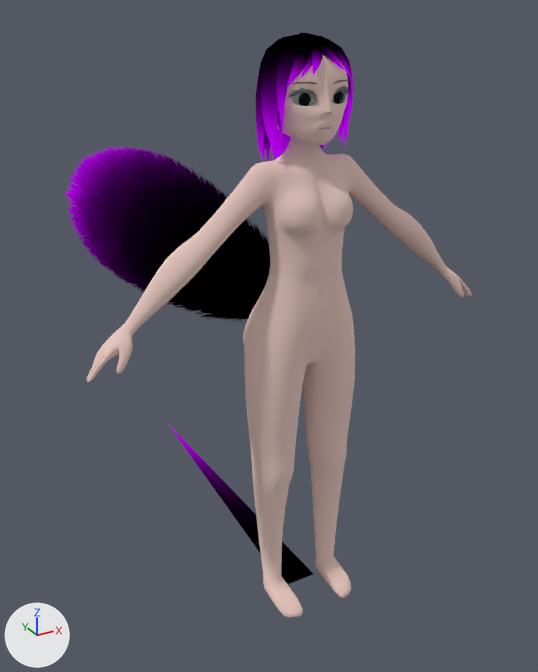
The Blender file Assets/Blend Files/ClubAvatar 2.blend, before and after one commit.
Both versions are drawn from a 50 mm camera at (-0.88, -1.42, 1.49) aimed at (0.2, 0.55, 0.5). Every picture has the same lights, and +X, +Y and +Z are marked at lower left.

The first picture shows 'Body', 'Hair Path', 'Head', 'Tail', 'Tail Bit'.
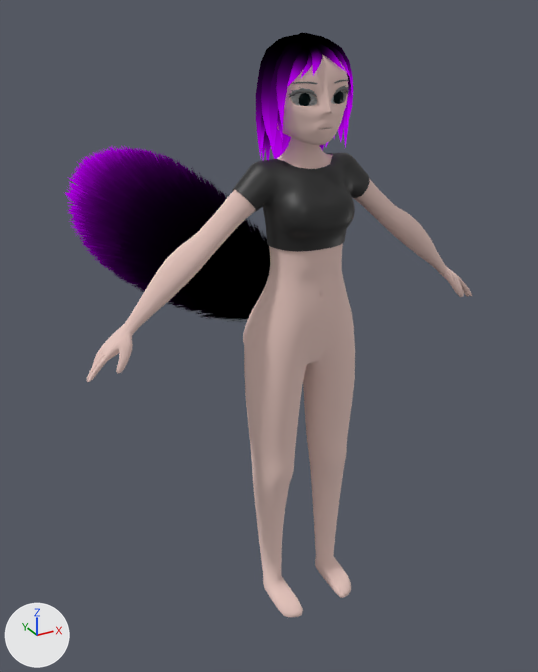
Boxes (x1, y1, x2, y2) around the edits, measured in the pictures (538 x 672 px):
'Clothes', added (black)
    after: (232, 153, 370, 252)
'Tail Bit', hidden
    before: (168, 424, 313, 584)
part 1 of me_cube, cut back
    before: (231, 137, 327, 587)

The change, as a list of edits to the scene's bpy script:
```text
Add mat_material:
    mat_material = principled_material('Material')
    mat_material.base_color = (0.0188, 0.0188, 0.0188)  # black #252525
Change me_cube:
    used by ob_body; location = (0.0, 0.0, 0.0)
    remove me_cube.from_pydata(...)  # 3673 vertices, 3666 faces; spans x -0.535..0.535, y -0.125..0.111, z -0.001..1.247
    add me_cube.from_pydata(...)  # 1893 vertices, 1857 faces; spans x 0.0..0.535, y -0.125..0.111, z -0.001..1.247
    me_cube part 1: 9 vertices moved from x 0.0..0.005, y -0.069..-0.038, z 0.884..1.152 to x 0.0..0.005, y -0.069..-0.041, z 0.884..1.154; 1781 vertices removed from x -0.535..-0.001, y -0.125..0.111, z -0.001..1.247; 1 vertex added at x 0.073, y -0.078, z 1.074
Add me_cube_001:
    me_cube_001.from_pydata(...)  # 628 vertices, 582 faces; spans x -0.173..0.173, y -0.094..0.069, z 0.993..1.187
    me_cube_001.polygons.foreach_set('use_smooth', [True] * 582)
    me_cube_001.materials.append(mat_material)  # black #252525
Change ob_body:
    add _m = ob_body.modifiers.new('Mirror', 'MIRROR')
    add _m.use_clip = True
Change ob_tail_bit:
    add ob_tail_bit.hide_set(True)
Add ob_clothes:
    ob_clothes = bpy.data.objects.new('Clothes', me_cube_001)
    ob_clothes.location = (0.0, 0.0, 0.0)
```
